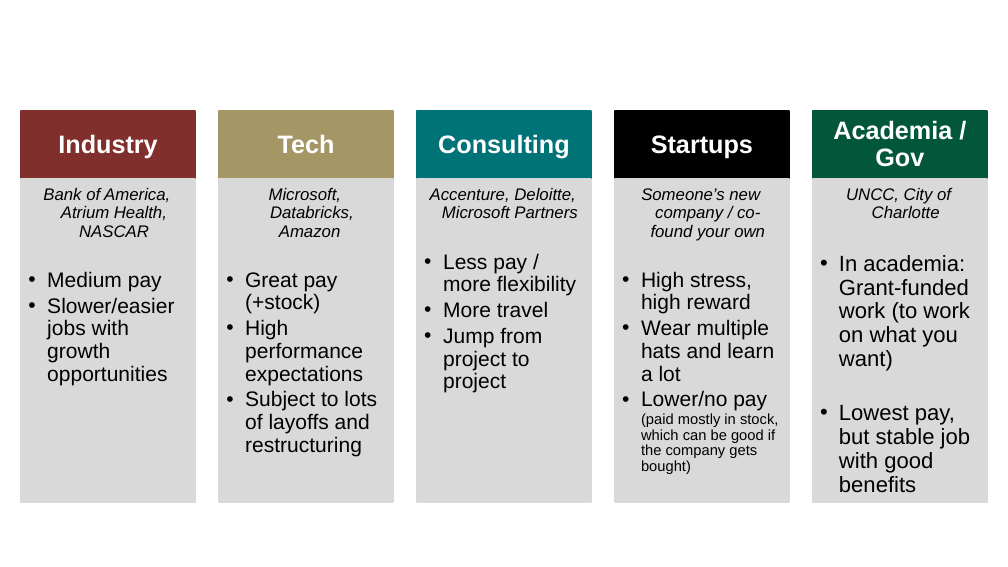
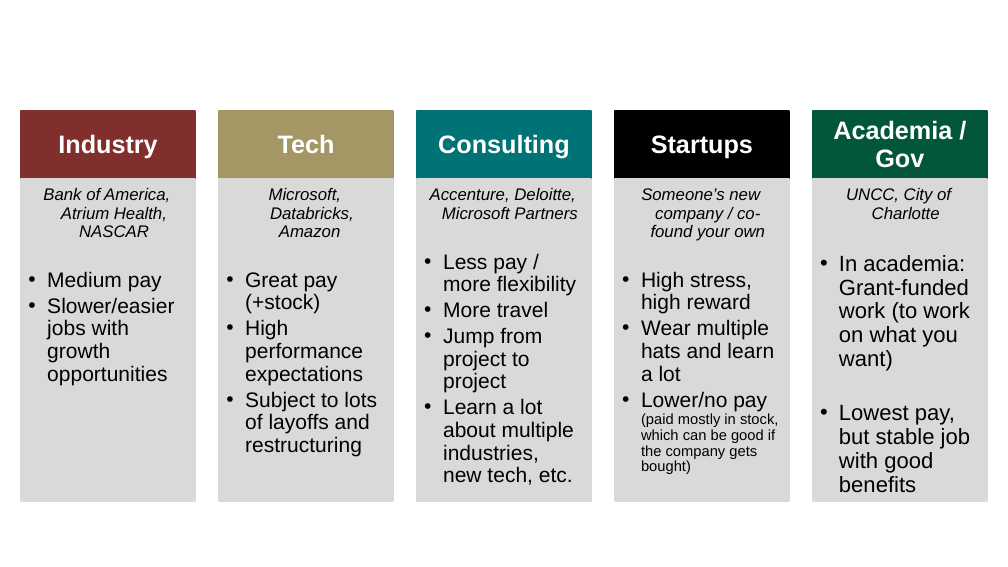
Before and after one commit to colbyford/DSBA6190-CloudComputing, a slide deck: slide 3 of 0 - Resources/JobTips.pptx. Drawn at 1008x567 pixels with LibreOffice and Linux fonts; fonts in the diff are those of the drawing; background and template pictures are left out. Boxes give left, top, right and bottom in pixels: in the first picture for what was removed or moved away, otherwise in the second. Text is boxed around its words. In the diff, an @@ line names an element or a change of style, - is before the commit and + after.

```diff
--- a/0 - Resources/JobTips.pptx
+++ b/0 - Resources/JobTips.pptx
@@ text at box(443, 398, 574, 485): paragraph added @@
+  • Learn a lot about multiple industries, new tech, etc.
```
